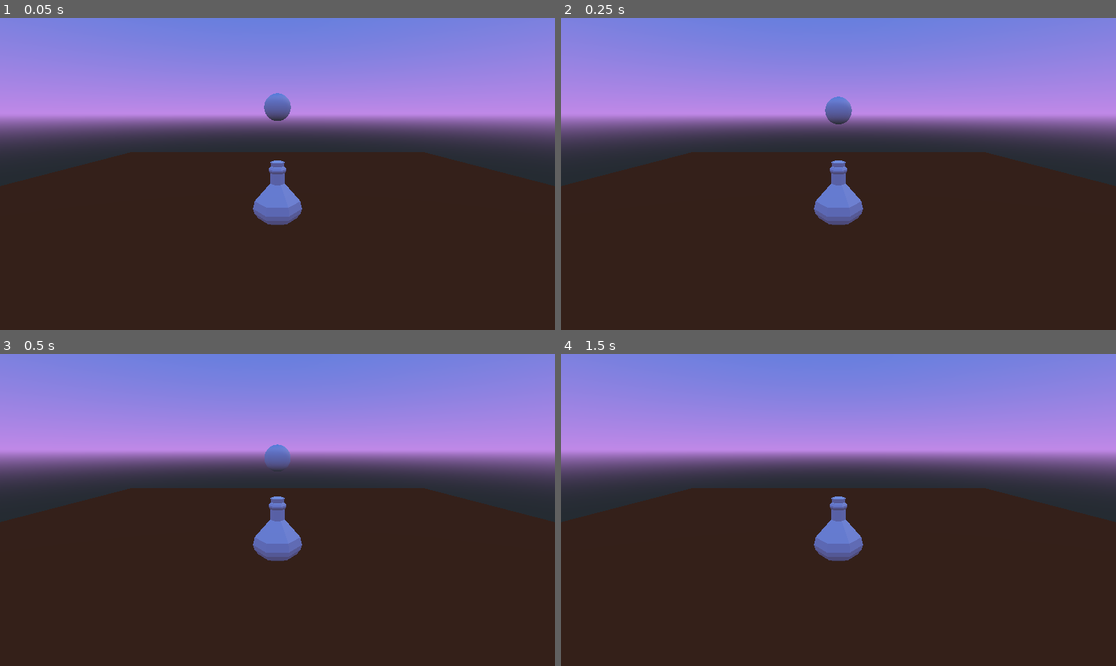
Above: before the commit, frames 1-4 (two rows, left to right).
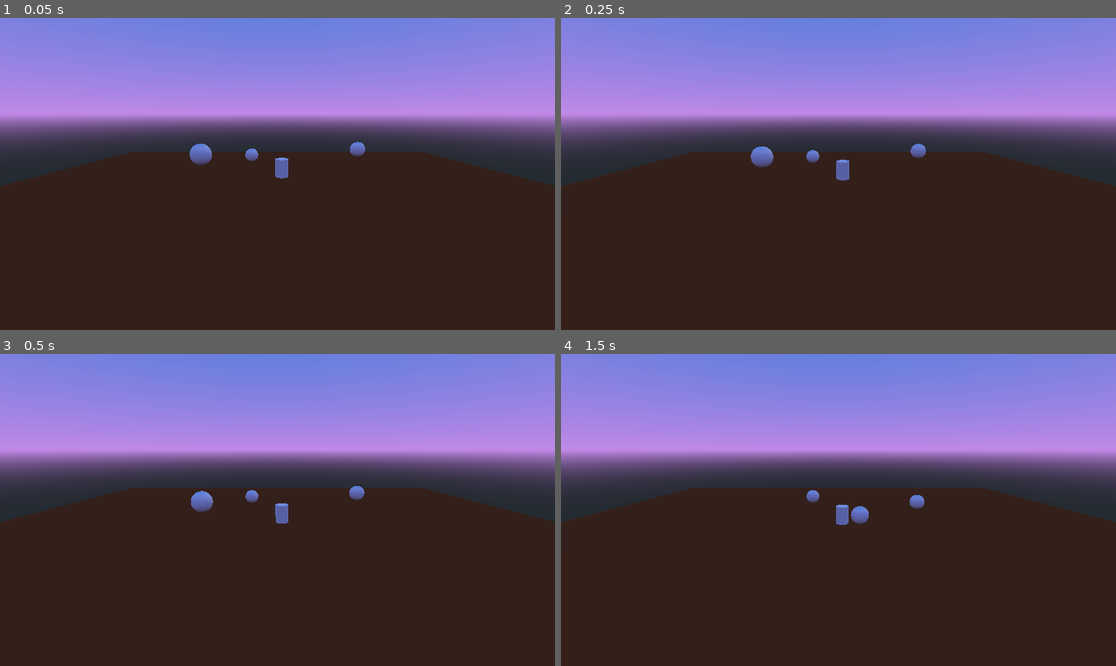
Above: after the commit, the same moments.

Repository: outfrost/ld46
Game: Godot game, scene res://TestScene.tscn
Same seed, same stepped clock (60 frames per second), same inputs: the game is played once before the commit and once after it.
Inputs:
- Up to frame 1 (0.05 s): no input
- Up to frame 2 (0.25 s): no input
- Up to frame 3 (0.5 s): no input
- Up to frame 4 (1.5 s): hold E (item_pickup, bound only after the commit) 0.53-1.28 s; tap Enter at 1.25 s; tap E (item_pickup, bound only after the commit) at 1.35 s

The runs differ from the first frame. In frame 1, 1.8% of the frame differs, in the area x 34-66%, y 24-67%; in frame 2, 1.8%; in frame 3, 1.7%; in frame 4, 1.3%.

Commit message:
Player can pick up items

Diff:
--- a/TestScene.tscn
+++ b/TestScene.tscn
@@ -1,16 +1,13 @@
 [gd_scene load_steps=5 format=2]
 
 [ext_resource path="res://environment/Terrain.tscn" type="PackedScene" id=1]
-[ext_resource path="res://tree/items/FeedItem.tscn" type="PackedScene" id=2]
+[ext_resource path="res://items/FeedItem.tscn" type="PackedScene" id=2]
 [ext_resource path="res://default_env.tres" type="Environment" id=3]
-[ext_resource path="res://assets/potion3.fbx" type="PackedScene" id=4]
+[ext_resource path="res://player/PlayerCharacter.tscn" type="PackedScene" id=4]
 
 [node name="TestScene" type="Spatial"]
 
 [node name="Terrain" parent="." instance=ExtResource( 1 )]
-
-[node name="FeedItem" parent="." instance=ExtResource( 2 )]
-transform = Transform( 1, 0, 0, 0, 1, 0, 0, 0, 1, 0, 8.49923, -1.44106 )
 
 [node name="Camera" type="Camera" parent="."]
 transform = Transform( 1, 0, 0, 0, 0.965926, 0.258819, 0, -0.258819, 0.965926, 0, 8, 16 )
@@ -18,4 +15,17 @@
 [node name="WorldEnvironment" type="WorldEnvironment" parent="."]
 environment = ExtResource( 3 )
 
-[node name="potion3" parent="." instance=ExtResource( 4 )]
+[node name="Items" type="Node" parent="."]
+
+[node name="FeedItem" parent="Items" instance=ExtResource( 2 )]
+transform = Transform( 1, 0, 0, 0, 1, 0, 0, 0, 1, -7.17107, 4.36832, -4.63343 )
+
+[node name="FeedItem2" parent="Items" instance=ExtResource( 2 )]
+transform = Transform( 1, 0, 0, 0, 1, 0, 0, 0, 1, 11.0102, 3.34152, -14.515 )
+
+[node name="FeedItem3" parent="Items" instance=ExtResource( 2 )]
+transform = Transform( 1, 0, 0, 0, 1, 0, 0, 0, 1, -4.02866, 1.84993, -18.4475 )
+
+[node name="PlayerCharacter" parent="." instance=ExtResource( 4 )]
+transform = Transform( 1, 0, 0, 0, 1, 0, 0, 0, 1, 0.49535, 2.26648, -8.03181 )
+pickupRadius = 10.0
--- a/player/PlayerCharacter.gd
+++ b/player/PlayerCharacter.gd
@@ -1,22 +1,39 @@
 extends RigidBody
 
 # Declare member variables here. Examples:
-var carriedItem = null
+export var pickupRadius: float
+var carryingNode: Spatial
+var carriedItem: RigidBody = null
 
 # Called when the node enters the scene tree for the first time.
 func _ready():
-	pass # Replace with function body.
+	carryingNode = get_node("Carrying") as Spatial
+	print_debug(carryingNode)
 
 # Called every frame. 'delta' is the elapsed time since the previous frame.
 #func _process(delta):
 
 func _physics_process(delta):
-	if Input.is_action_pressed("item_pickup"):
-		var minDist = 0
-		var minDistItem = null
-		for item in get_node("/root/Items").get_children():
-			item = item as Spatial
-			var dist = item.global_transform.origin - self.global_transform.origin
-			if minDistItem == null or minDist > dist:
-				minDist = dist
-				minDistItem = item
+	if Input.is_action_just_pressed("item_pickup"):
+		on_item_pickup()
+
+func on_item_pickup():
+	if carriedItem != null:
+		return
+	var minDist = 0.0
+	var minDistItem = null
+	var items = get_node("/root/TestScene/Items")
+	for item in items.get_children():
+		item = item as RigidBody
+		var dist = (item.global_transform.origin - self.global_transform.origin).length()
+		if dist > pickupRadius:
+			continue
+		if minDistItem == null || dist < minDist:
+			minDist = dist
+			minDistItem = item
+	if minDistItem != null:
+		carriedItem = minDistItem
+		items.remove_child(carriedItem)
+		carryingNode.add_child(carriedItem)
+		carriedItem.set_transform(Transform.IDENTITY)
+		carriedItem.sleeping = true
--- a/player/PlayerCharacter.tscn
+++ b/player/PlayerCharacter.tscn
@@ -1,6 +1,25 @@
-[gd_scene load_steps=2 format=2]
+[gd_scene load_steps=4 format=2]
 
 [ext_resource path="res://player/PlayerCharacter.gd" type="Script" id=1]
 
+[sub_resource type="CylinderMesh" id=1]
+top_radius = 0.75
+bottom_radius = 0.75
+radial_segments = 7
+rings = 1
+
+[sub_resource type="CylinderShape" id=2]
+radius = 0.75
+
 [node name="PlayerCharacter" type="RigidBody"]
 script = ExtResource( 1 )
+
+[node name="Carrying" type="Spatial" parent="."]
+transform = Transform( 1, 0, 0, 0, 1, 0, 0, 0, 1, 2, 0, 0 )
+
+[node name="MeshInstance" type="MeshInstance" parent="."]
+mesh = SubResource( 1 )
+material/0 = null
+
+[node name="CollisionShape" type="CollisionShape" parent="."]
+shape = SubResource( 2 )
--- a/project.godot
+++ b/project.godot
@@ -24,6 +24,14 @@
 window/size/width=1920
 window/size/height=1080
 
+[input]
+
+item_pickup={
+"deadzone": 0.5,
+"events": [ Object(InputEventKey,"resource_local_to_scene":false,"resource_name":"","device":0,"alt":false,"shift":false,"control":false,"meta":false,"command":false,"pressed":false,"scancode":69,"unicode":0,"echo":false,"script":null)
+ ]
+}
+
 [rendering]
 
 environment/default_environment="res://default_env.tres"
Renamed: tree/items/FeedItem.tscn -> items/FeedItem.tscn
